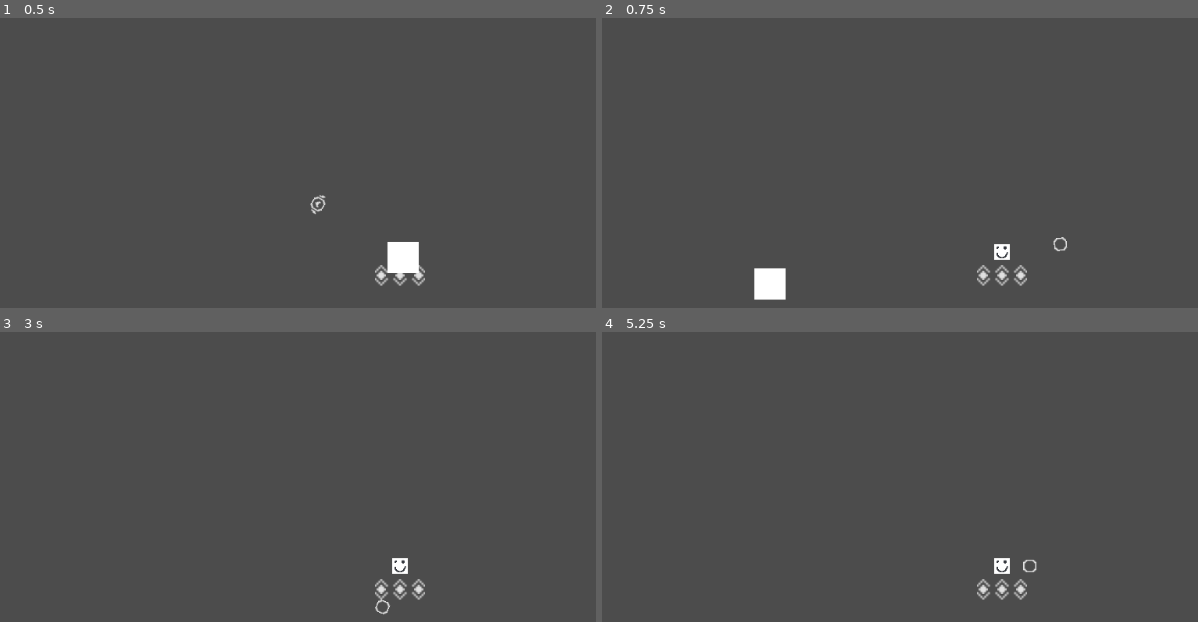
Above: before the commit, frames 1-4 (two rows, left to right).
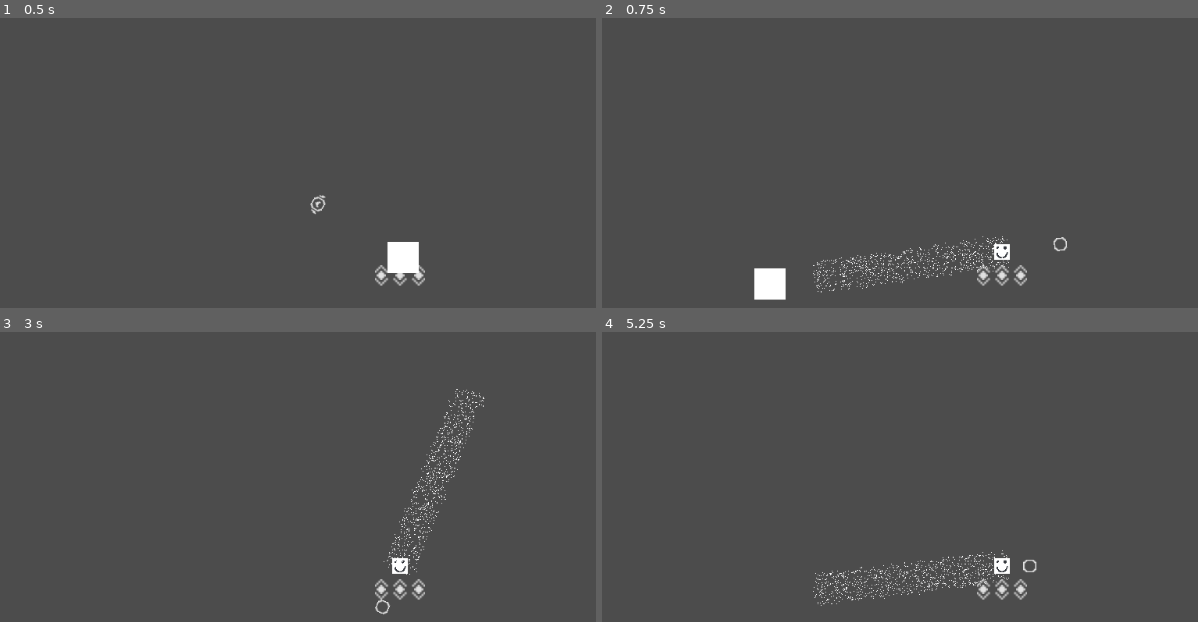
Above: after the commit, the same moments.

Repository: ottomated/codeday-2019
Game: Godot game, scene res://Board.tscn
The game is run twice, just before and just after one commit, with the same random seed, the same clock (stepped at 60 frames per second) and the same inputs.
Inputs (mouse positions are in pixels of both pictures, inside the frame that each line leads up to):
- Up to frame 1 (0.5 s): no input
- Up to frame 2 (0.75 s): tap Enter at 0.5 s; move the mouse to (1180, 229) at 0.52 s; hold Right (ui_right) from 0.53 s (still down); click (1180, 229) at 0.67 s
- Up to frame 3 (3 s): move the mouse to (238, 590) at 1.27 s; release Right (ui_right) at 1.28 s; hold Down (ui_down) 1.28-2.03 s; move the mouse to (482, 462) at 2.02 s; hold Right (ui_right) 2.03-2.78 s; tap Space at 2.75 s; move the mouse to (outside the picture) at 2.77 s; hold Up (ui_up) from 2.78 s (still down); click (outside the picture) at 2.92 s
- Up to frame 4 (5.25 s): tap Enter at 3.5, 5 s; move the mouse to (outside the picture) at 3.52 s; release Up (ui_up) at 3.53 s; hold Left (ui_left) 3.53-5.03 s; tap Space at 4.25 s; move the mouse to (762, 494) at 4.27 s; move the mouse to (1043, 566) at 5.02 s; hold Down (ui_down) from 5.03 s (still down); click (1043, 566) at 5.17 s

Frame 1 is identical in both runs. In frame 2, 0.7% of the frame differs, in the area x 35-69%, y 75-95%; in frame 3, 0.7%; in frame 4, 0.7%.

Commit message:
particle effects 1st draft

Diff:
--- a/Player.tscn
+++ b/Player.tscn
@@ -11,6 +11,15 @@
 
 [sub_resource type="RectangleShape2D" id=2]
 extents = Vector2( 100, 30 )
+
+[sub_resource type="ParticlesMaterial" id=3]
+emission_shape = 2
+emission_box_extents = Vector3( 100, 20, 1 )
+flag_disable_z = true
+gravity = Vector3( 0, 0, 0 )
+initial_velocity = -100.0
+orbit_velocity = 0.0
+orbit_velocity_random = 0.0
 
 [node name="Player" type="KinematicBody2D"]
 position = Vector2( 15.6906, 13.3661 )
@@ -38,6 +47,16 @@
 [node name="Dash Hitbox Shape" type="CollisionShape2D" parent="Dash Hitbox"]
 shape = SubResource( 2 )
 
+[node name="Dash Particles" type="Particles2D" parent="Dash Hitbox"]
+position = Vector2( 10, 0 )
+emitting = false
+amount = 1000
+lifetime = 0.2
+one_shot = true
+explosiveness = 0.8
+randomness = 0.5
+process_material = SubResource( 3 )
+
 [node name="Camera2D" type="Camera2D" parent="."]
 current = true
 drag_margin_h_enabled = false
--- a/scripts/Player.gd
+++ b/scripts/Player.gd
@@ -11,6 +11,8 @@
 var direction_indicator
 var dash_hitbox
 var dash_hitbox_shape
+var dash_hitbox_particle_emitter
+var dash_hitbox_particles
 var health_bar
 
 export var speed = 400
@@ -31,6 +33,8 @@
 	direction_indicator = get_node("Direction Indicator")
 	dash_hitbox = get_node("Dash Hitbox")
 	dash_hitbox_shape = get_node("Dash Hitbox/Dash Hitbox Shape").get_shape()
+	dash_hitbox_particle_emitter = get_node("Dash Hitbox/Dash Particles")
+	dash_hitbox_particles = dash_hitbox_particle_emitter.get_process_material()
 	direction_indicator.set_texture(direction_indicator_ready_texture)
 	health_bar = get_node("Health Bar")
 
@@ -77,6 +81,8 @@
 	dash_hitbox.rotation = (position - initial_position).angle()
 	var rectangle_dimensions = Vector2(distance_traveled, 60)
 	dash_hitbox_shape.set_extents(rectangle_dimensions/2)
+	dash_hitbox_particles.set_emission_box_extents(Vector3(rectangle_dimensions.x, rectangle_dimensions.y-20, 2)/2)
+	dash_hitbox_particle_emitter.emitting = true;
 	dash_hitbox.position = -dash_hitbox_shape.get_extents().x*direction
 	emit_signal("player_attack", dash_hitbox, damage)
 	#hitbox is correct shape, size, and position here: add signaling
Not shown: 1 places in Player.tscn that only renumber resources
